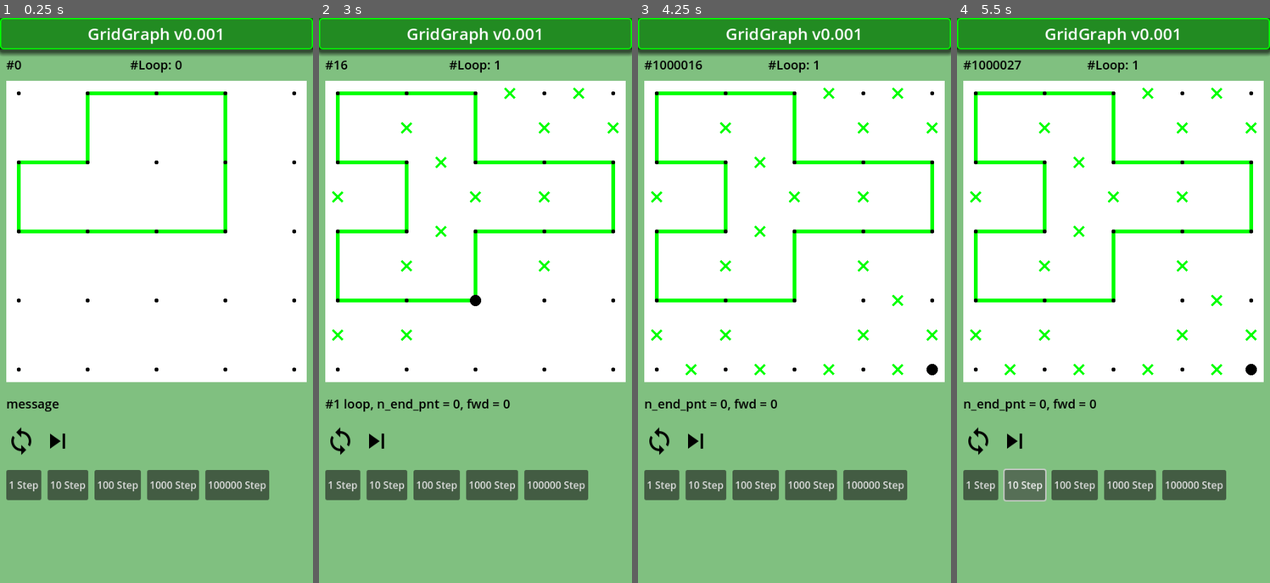
Above: before the commit, frames 1-4 (left to right).
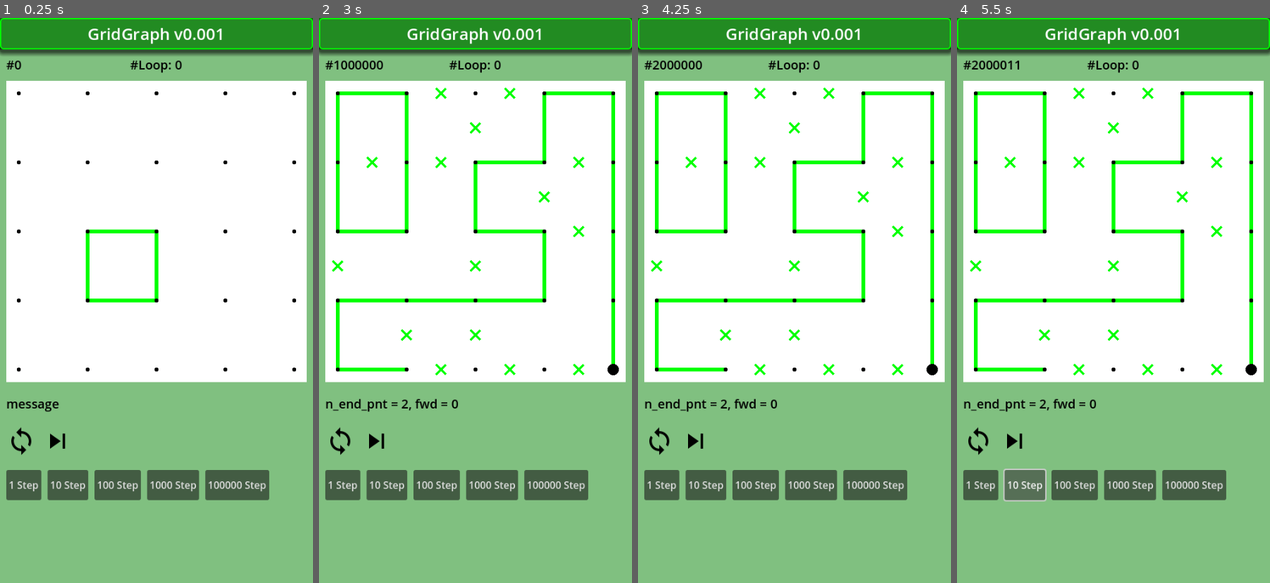
Above: after the commit, the same moments.

Repository: vivisuke/GridGraph
Game: Godot game, scene res://main.tscn
Two runs of this game, one before a commit and one after it. Both use one fixed random seed, a clock stepped at 60 frames per second and the inputs below.
Inputs (mouse positions are in pixels of both pictures, inside the frame that each line leads up to):
- Up to frame 1 (0.25 s): no input
- Up to frame 2 (3 s): click (340, 441) at 0.5 s; click (340, 441) at 1.25 s; click (340, 441) at 2 s; click (375, 441) at 2.75 s
- Up to frame 3 (4.25 s): click (694, 441) at 3.5 s
- Up to frame 4 (5.5 s): click "1 Step" at 4.25 s; click "10 Step" at 5 s

The runs differ from the first frame. In frame 1, 1.9% of the frame differs, in the area x 5-73%, y 13-51%; in frame 2, 4.3%, in the area x 2-96%, y 7-70%; in frame 3, 3.6%; in frame 4, 3.6%.

Commit message:
0052 ◎ C 03/26 03/26 0.001│ToDo│移動可能な全エッジをリストアップする関数

Diff:
--- a/GridGraph/scripts/Board.gd
+++ b/GridGraph/scripts/Board.gd
@@ -1,6 +1,10 @@
 class_name Board
 
 extends Node
+
+enum {
+	MOVE_UP = 0, MOVE_LEFT, MOVE_RIGHT, MOVE_DOWN,
+}
 
 const LINK_UP = 1
 const LINK_LEFT = 2
@@ -473,6 +477,16 @@
 	rev_h_link(ix)
 	rev_h_link(ix+ARY_WIDTH)
 	make_v_link(ix+1)
+func list_movable_edges() -> Array:
+	var lst = []
+	for y in range(N_VERT):
+		for x in range(N_HORZ):
+			var ix = xyToIX(x, y)
+			if can_move_edge_up(ix): lst.push_back(ix*4 + MOVE_UP)
+			if can_move_edge_left(ix): lst.push_back(ix*4 + MOVE_LEFT)
+			if can_move_edge_right(ix): lst.push_back(ix*4 + MOVE_RIGHT)
+			if can_move_edge_down(ix): lst.push_back(ix*4 + MOVE_DOWN)
+	return lst
 #
 func print_mate():
 	print("n_end_pnt = %d, mate:" % n_end_pnt)
--- a/GridGraph/scripts/main.gd
+++ b/GridGraph/scripts/main.gd
@@ -8,6 +8,7 @@
 var ARY_HEIGHT
 var ARY_SIZE
 var bd
+var mv_lst
 
 var CBoard = preload("res://scripts/Board.gd")
 
@@ -15,9 +16,21 @@
 
 
 func _ready():
-	seed(0)
+	#seed(0)
 	bd = CBoard.new()
 	if true:
+		set_board_size(4)
+		bd.make_h_link(xyToIX(1,2))
+		bd.make_v_link(xyToIX(1,2))
+		bd.make_h_link(xyToIX(1,3))
+		bd.make_v_link(xyToIX(2,2))
+		bd.print_board()
+		bd.print_degree()
+		bd.print_count()
+		mv_lst = bd.list_movable_edges()
+		print_dir_ix(mv_lst)
+		#print(lst)
+	if false:
 		set_board_size(4)
 		bd.make_h_link(xyToIX(0,0))
 		bd.make_v_link(xyToIX(0,0))
@@ -116,10 +129,46 @@
 	pass
 
 func _input(event):
-	#if event is InputEventKey && event.is_pressed():
+	if event is InputEventKey && event.is_pressed():
+		print(event.as_text())
+		if event.as_text() == "Space":
+			#print("S")
+			move_edge_random()
 	#	_on_step_1_button_pressed()
 	pass
-
+func print_dir_ix(lst):
+	var txt = ""
+	for i in range(lst.size()):
+		var ix = lst[i] / 4
+		txt += "%d " % ix
+		var dir = lst[i] % 4
+		if dir == Board.MOVE_UP: txt += "UP, "
+		elif dir == Board.MOVE_LEFT: txt += "LEFT, "
+		elif dir == Board.MOVE_RIGHT: txt += "RIGHT, "
+		elif dir == Board.MOVE_DOWN: txt += "DOWN, "
+		#txt += "%d %d, " % [dir, ix]
+	print(txt)
+func move_edge_random():
+	bd.print_board()
+	if mv_lst.is_empty(): return
+	var i = 0
+	if mv_lst.size() > 1:
+		i = randi() % mv_lst.size()
+	var dir = mv_lst[i] % 4
+	var ix = mv_lst[i] / 4
+	if dir == Board.MOVE_UP:
+		bd.move_edge_up(ix)
+	elif dir == Board.MOVE_LEFT:
+		bd.move_edge_left(ix)
+	elif dir == Board.MOVE_RIGHT:
+		bd.move_edge_right(ix)
+	elif dir == Board.MOVE_DOWN:
+		bd.move_edge_down(ix)
+	$Board/Grid.queue_redraw()
+	bd.print_degree()
+	bd.print_count()
+	mv_lst = bd.list_movable_edges()
+	print_dir_ix(mv_lst)
 func do_step(n, find_loop=false):
 	var start = Time.get_ticks_msec()
 	for i in range(n):
Not shown, changed: GridGraph.spr
